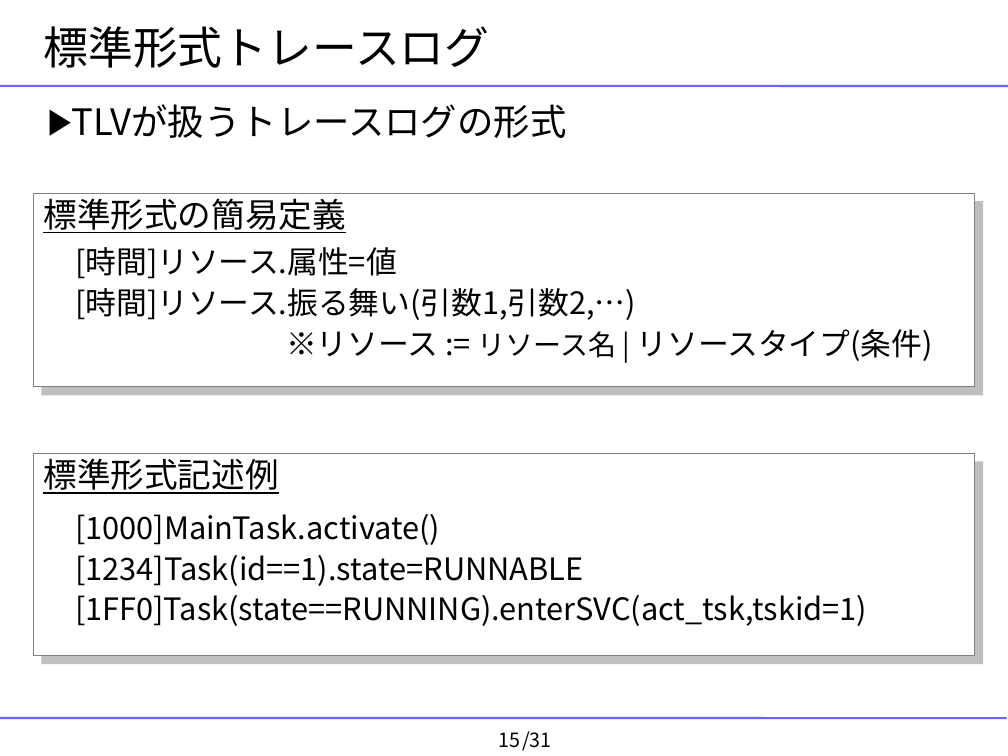
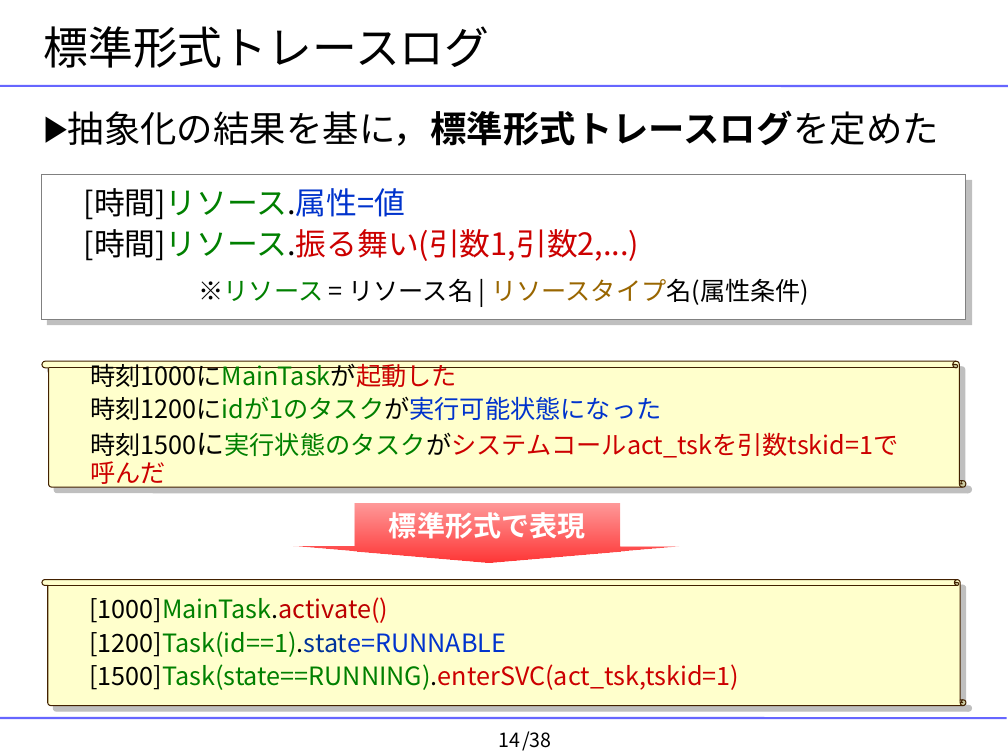
Before and after one commit to YixiaoLi/tlv4mc, a slide deck: slide 14 of doc/masterThesis/2008/goto/goto-thesis-slide.ppt (slide 15 before the commit). Drawn at 1008x756 pixels with LibreOffice and Linux fonts; fonts in the diff are those of the drawing; background and template pictures are left out. Boxes give left, top, right and bottom in pixels: in the first picture for what was removed or moved away, otherwise in the second. Text is boxed around its words. In the diff, an @@ line names an element or a change of style, - is before the commit and + after.

```diff
--- a/doc/masterThesis/2008/goto/goto-thesis-slide.ppt
+++ b/doc/masterThesis/2008/goto/goto-thesis-slide.ppt
@@ text added at box(68, 110, 939, 146), 26 pt, text #000000 @@
+▶ 抽象化の結果を基に，標準形式トレースログを定めた
@@ text removed at box(72, 104, 567, 138) @@
-▶ TLVが扱うトレースログの形式
@@ rectangle "[時間]リソース.属性=値": place and size @@
-rectangle "[時間]リソース.属性=値" at box(75, 247, 933, 361)
+rectangle "[時間]リソース.属性=値" at box(42, 174, 967, 319)
@@ rectangle "[時間]リソース.属性=値" at box(42, 174, 967, 319): fill none to #FFFFFF; outline none to #808080 0.74 pt; shadow on @@
@@ rectangle removed at box(33, 194, 974, 387) @@
-標準形式の簡易定義
@@ text in rectangle at box(89, 189, 411, 220): text colour #000000 to #008000, text colour #000000 to #0033CC in "[時間]リソース.属性=値" @@
@@ text in rectangle at box(84, 229, 809, 305): text changed @@
-[時間]リソース.振る舞い(引数1,引数2,…)
-※リソース := リソース名 | リソースタイプ(条件)
+[時間]リソース.振る舞い(引数1,引数2,...)
+※リソース = リソース名 | リソースタイプ名(属性条件)
@@ vertical scroll added at box(42, 361, 967, 487), fill #FFFFCC, outline #422100 0.74 pt, 18 pt, text #CC0000 @@
+時刻1000にMainTaskが起動した
+時刻1200にidが1のタスクが実行可能状態になった
+時刻1500に実行状態のタスクがシステムコールact_tskを引数tskid=1で呼んだ
@@ rectangle removed at box(33, 454, 974, 655) @@
-標準形式記述例
@@ down arrow added at box(294, 504, 680, 562), fill gradient #FF0000, 20 pt, text #FFFFFF, bold @@
+標準形式で表現
@@ vertical scroll "[1000]MainTask.activate()": place and size @@
-vertical scroll "[1000]MainTask.activate()" at box(75, 514, 867, 626)
+vertical scroll "[1000]MainTask.activate()" at box(42, 580, 967, 706)
@@ vertical scroll "[1000]MainTask.activate()" at box(42, 580, 967, 706): fill none to #FFFFCC; outline none to #422100 0.74 pt; shadow on @@
@@ text in vertical scroll at box(89, 597, 388, 623): size 22 to 18 pt, text colour #000000 to #008000, text colour #000000 to #BC0000, text colour #000000 to #CC0000 in "[1000]MainTask.activate()"; less space between paragraphs @@
@@ text in vertical scroll at box(89, 632, 739, 690): text changed; size 22 to 18 pt; text colour #000000 to #008000 @@
-[1234]Task(id==1).state=RUNNABLE
-[1FF0]Task(state==RUNNING).enterSVC(act_tsk,tskid=1)
+[1200]Task(id==1).state=RUNNABLE
+[1500]Task(state==RUNNING).enterSVC(act_tsk,tskid=1)
@@ page number at box(499, 732, 521, 747): text changed @@
-15
+14
@@ text at box(522, 731, 551, 751): text changed @@
-/31
+/38
```
Also in this commit, not shown: 20 other slides changed, 18 slides added, 11 slides removed, 19 other files.
